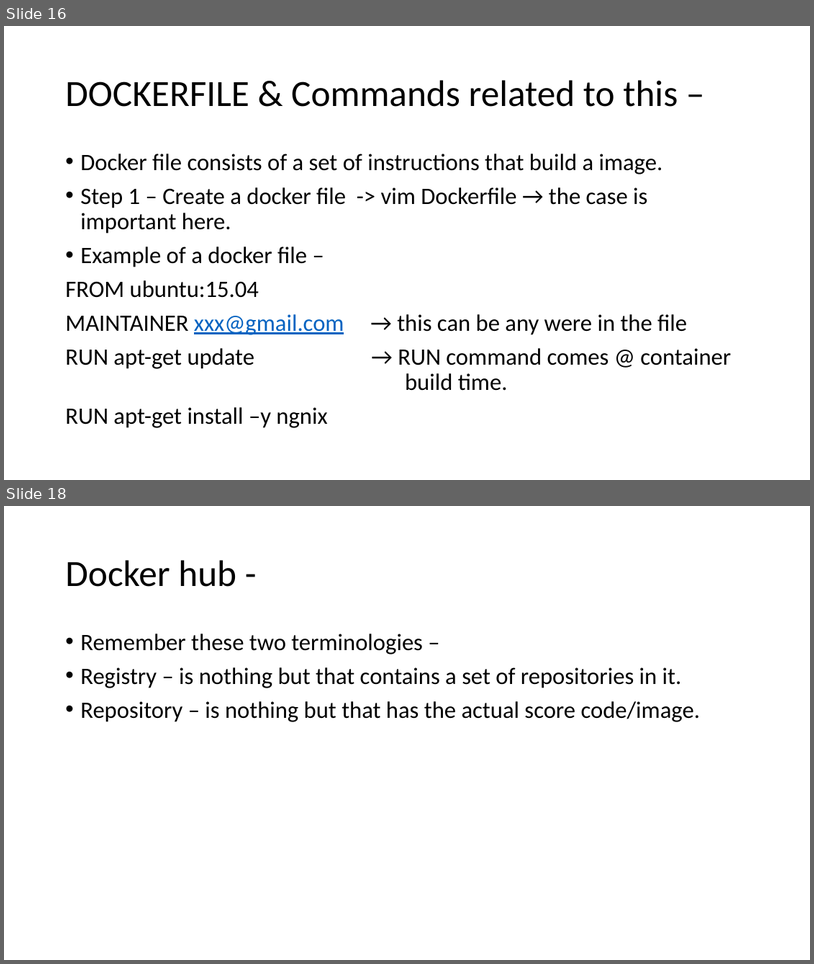
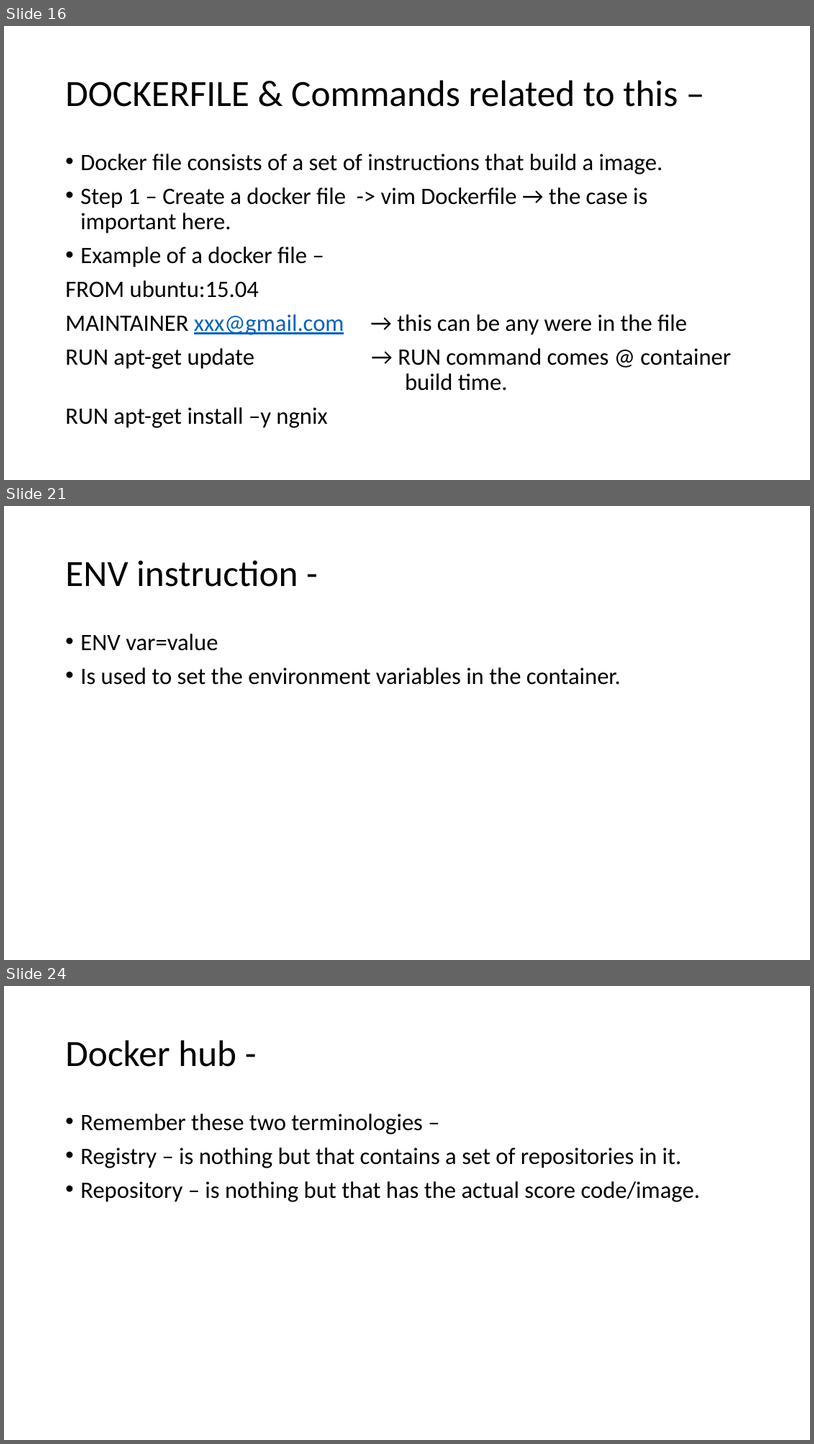
Before and after one commit to Ritesh007/Documents, a slide deck: Docker/Docker.pptx. Shown one above the other, each under a label of ours: slides 16 and 18 before the commit, slides 16, 21 and 24 after it; the slides between them are not shown. The pictures are 814x964 and 814x1444 pixels, drawn with LibreOffice and Linux fonts; fonts in the diff are those of the drawing. Boxes give left, top, right and bottom in pixels: in the first picture for what was removed or moved away, otherwise in the second. Text is boxed around its words. In the diff, an @@ line names an element or a change of style, - is before the commit and + after.

```diff
--- a/Docker/Docker.pptx
+++ b/Docker/Docker.pptx
@@ slide 21 added at (4,506,810,960), background #FFFFFF @@
@@ title added at (65,560,298,587), 44 pt, text #000000 @@
+ENV instruction -
@@ text added at (80,633,621,685), 28 pt, text #000000 @@
+• ENV var=value
+• Is used to set the environment variables in the container.
@@ what was slide 18 is now slide 24 @@
```
Also in this commit, not shown: 1 slide changed, 5 other slides added.
